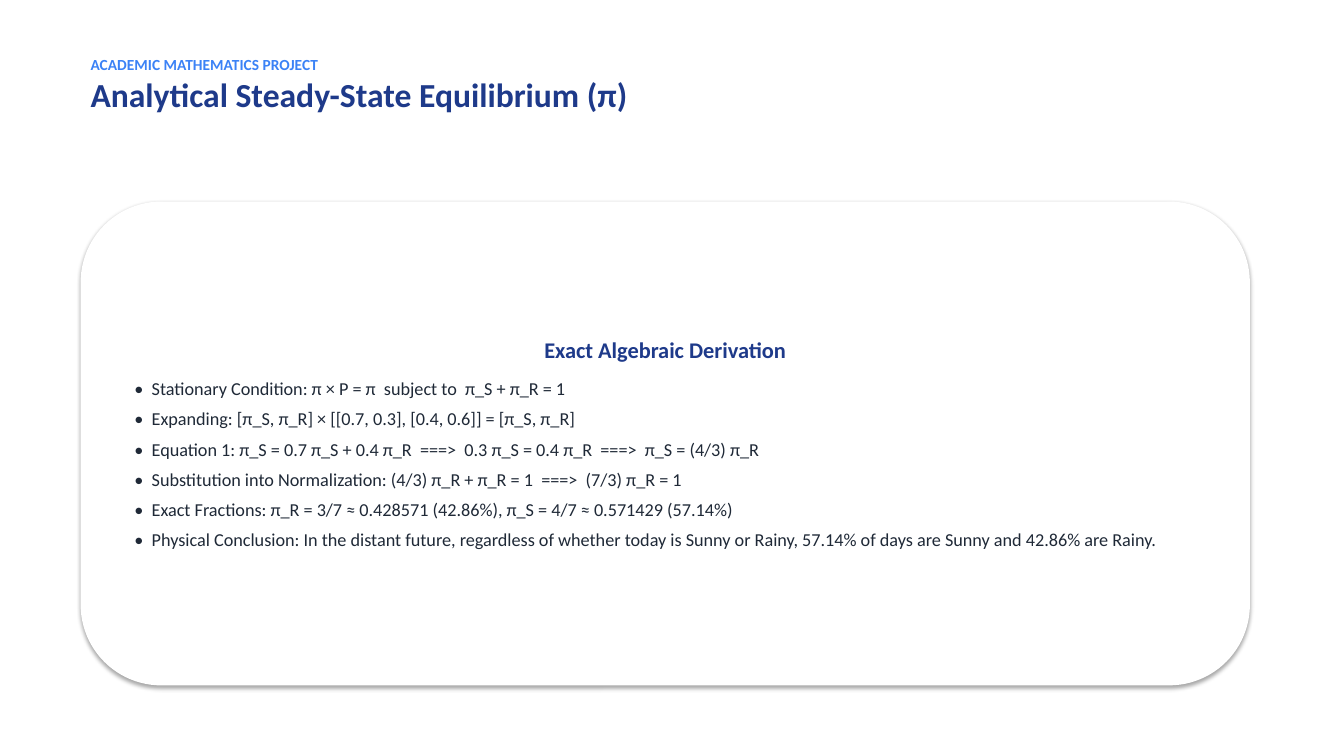
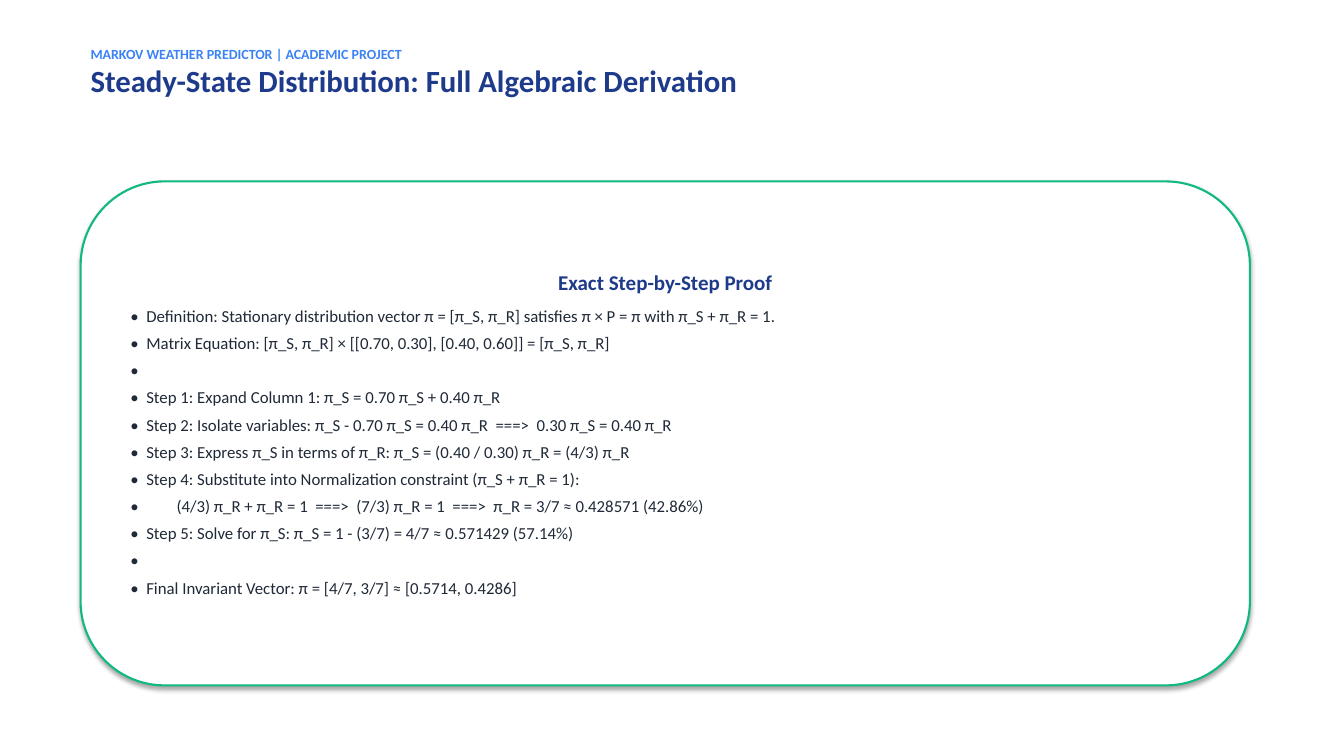
Before and after one commit to sivakesavacodes/-weather-markov-predictor, a slide deck: slide 11 of MARKOV_WEATHER_PREDICTOR_PRESENTATION.pptx (slide 6 before the commit). Drawn at 1344x756 pixels with LibreOffice and Linux fonts; fonts in the diff are those of the drawing. Boxes give left, top, right and bottom in pixels: in the first picture for what was removed or moved away, otherwise in the second. Text is boxed around its words. In the diff, an @@ line names an element or a change of style, - is before the commit and + after.

Commit message:
Expand presentation to 17 slides and add spectral analysis and viva defense to report

```diff
--- a/MARKOV_WEATHER_PREDICTOR_PRESENTATION.pptx
+++ b/MARKOV_WEATHER_PREDICTOR_PRESENTATION.pptx
@@ text at box(91, 50, 736, 98): text changed; size 24 to 22 pt @@
-ACADEMIC MATHEMATICS PROJECT
-Analytical Steady-State Equilibrium (π)
+MARKOV WEATHER PREDICTOR | ACADEMIC PROJECT
+Steady-State Distribution: Full Algebraic Derivation
@@ rounded rectangle "Exact Step-by-Step Proof": place and size @@
-rounded rectangle "Exact Step-by-Step Proof" at box(81, 202, 1250, 686)
+rounded rectangle "Exact Step-by-Step Proof" at box(81, 181, 1250, 686)
@@ rounded rectangle "Exact Step-by-Step Proof" at box(81, 181, 1250, 686): outline none to #10B981 1.5 pt @@
@@ text in rounded rectangle at box(146, 275, 775, 597): text changed; size 13 to 12 pt @@
-Exact Algebraic Derivation
-• Stationary Condition: π × P = π subject to π_S + π_R = 1
-• Expanding: [π_S, π_R] × [[0.7, 0.3], [0.4, 0.6]] = [π_S, π_R]
-• Equation 1: π_S = 0.7 π_S + 0.4 π_R ===> 0.3 π_S = 0.4 π_R ===> π_S = (4/3) π_R
-• Substitution into Normalization: (4/3) π_R + π_R = 1 ===> (7/3) π_R = 1
-• Exact Fractions: π_R = 3/7 ≈ 0.428571 (42.86%), π_S = 4/7 ≈ 0.571429 (57.14%)
-• Physical Conclusion: In the distant future, regardless of whether today is Sunny or Rainy, 57.14% of days are Sunny and 42.86% are Rainy.
+Exact Step-by-Step Proof
+• Definition: Stationary distribution vector π = [π_S, π_R] satisfies π × P = π with π_S + π_R = 1.
+• Matrix Equation: [π_S, π_R] × [[0.70, 0.30], [0.40, 0.60]] = [π_S, π_R]
+•
+• Step 1: Expand Column 1: π_S = 0.70 π_S + 0.40 π_R
+• Step 2: Isolate variables: π_S - 0.70 π_S = 0.40 π_R ===> 0.30 π_S = 0.40 π_R
+• Step 3: Express π_S in terms of π_R: π_S = (0.40 / 0.30) π_R = (4/3) π_R
+• Step 4: Substitute into Normalization constraint (π_S + π_R = 1):
+• (4/3) π_R + π_R = 1 ===> (7/3) π_R = 1 ===> π_R = 3/7 ≈ 0.428571 (42.86%)
+• Step 5: Solve for π_S: π_S = 1 - (3/7) = 4/7 ≈ 0.571429 (57.14%)
+•
+• Final Invariant Vector: π = [4/7, 3/7] ≈ [0.5714, 0.4286]
```
Also in this commit, not shown: 2 other slides changed, 14 slides added, 6 slides removed, 2 other files.
